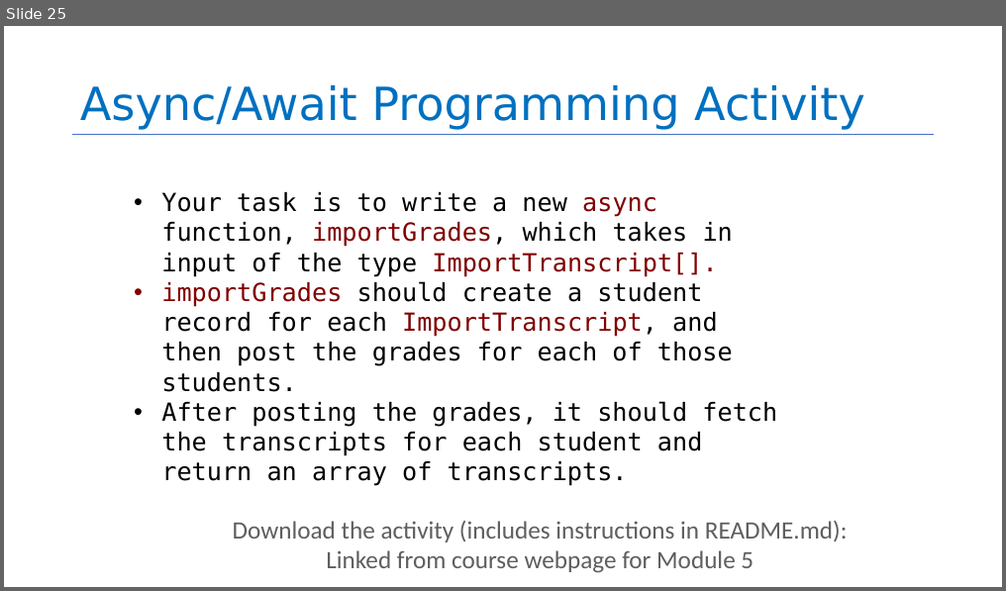
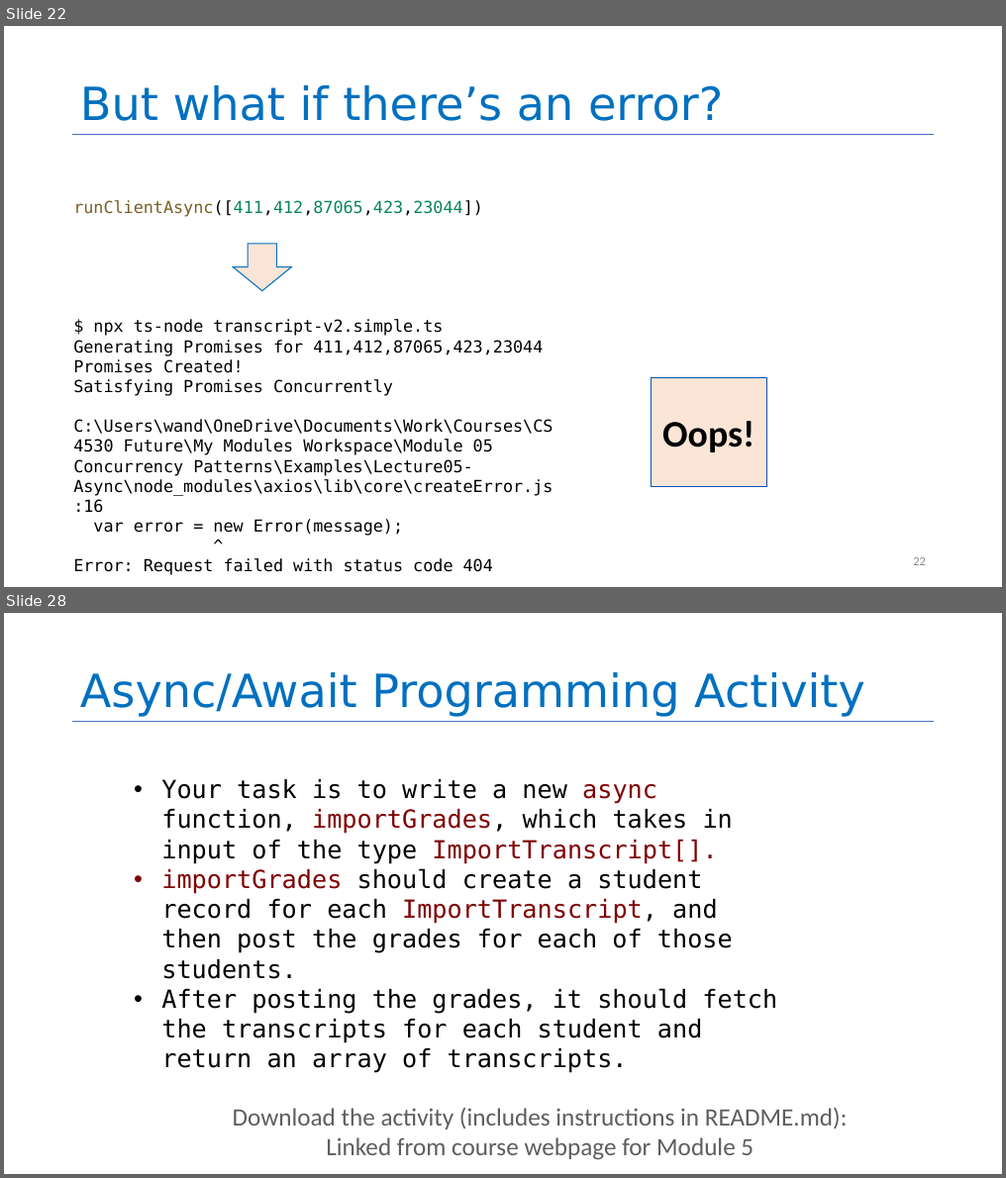
Before and after one commit to neu-se/CS4530-Fall-2022, a slide deck: Slides/Module 05 Concurrency Patterns in Typescript.pptx. Shown one above the other, each under a label of ours: slide 25 before the commit, slides 22 and 28 after it; the slides between them are not shown. The pictures are 1006x591 and 1006x1178 pixels, drawn with LibreOffice and Linux fonts; fonts in the diff are those of the drawing. Boxes give left, top, right and bottom in pixels: in the first picture for what was removed or moved away, otherwise in the second. Text is boxed around its words. In the diff, an @@ line names an element or a change of style, - is before the commit and + after.

Commit message:
added slides, examples, for M05

```diff
--- a/Slides/Module 05 Concurrency Patterns in Typescript.pptx
+++ b/Slides/Module 05 Concurrency Patterns in Typescript.pptx
@@ slide 22 added at [4,26,1002,587], background #FFFFFF; not listed: 1 template element that a slide beside it also shows @@
@@ title added at [80,85,723,121], 44 pt, text #0070C0 @@
+But what if there’s an error?
@@ text added at [73,200,552,575], 16 pt, text #000000 @@
+runClientAsync([411,412,87065,423,23044])
+$ npx ts-node transcript-v2.simple.ts
+Generating Promises for 411,412,87065,423,23044
+Promises Created!
+Satisfying Promises Concurrently
+C:\Users\wand\OneDrive\Documents\Work\Courses\CS 4530 Future\My Modules Workspace\Module 05 Concurrency Patterns\Examples\Lecture05-Async\node_modules\axios\lib\core\createError.js:16
+var error = new Error(message);
+^
+Error: Request failed with status code 404
@@ down arrow added at [233,244,291,291], fill #FBE5D6, outline #0070C0 1 pt @@
@@ rectangle added at [650,377,767,486], fill #FBE5D6, outline #0A52B1 1 pt, 36 pt, text #000000, bold @@
+Oops!
@@ page number added at [913,558,926,566], 12 pt, text #8C8C8C @@
+22
@@ what was slide 25 is now slide 28 @@
```
Also in this commit, not shown: 9 slides changed, 12 other slides added, 11 slides removed, 1 other file.
